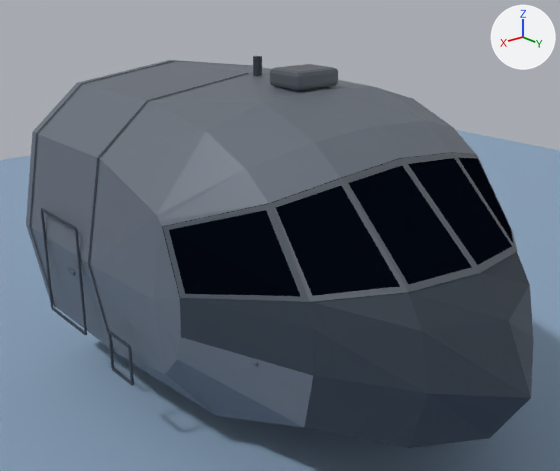
Before and after pictures for a commit that changed the Blender file blender_lib/transport_cockpit.blend.
Both versions are drawn from a 50 mm lens placed at (2.8, 3.19, 1.63), pointed at (0.15, -0.04, 0.15). The axes (+X, +Y, +Z) are drawn at upper right. The lights are the same throughout. The picture after the commit comes second.

In view in the first picture: 'Preview_Floor', 'Transport_Cockpit_Details', 'Transport_Cockpit_Hull'.
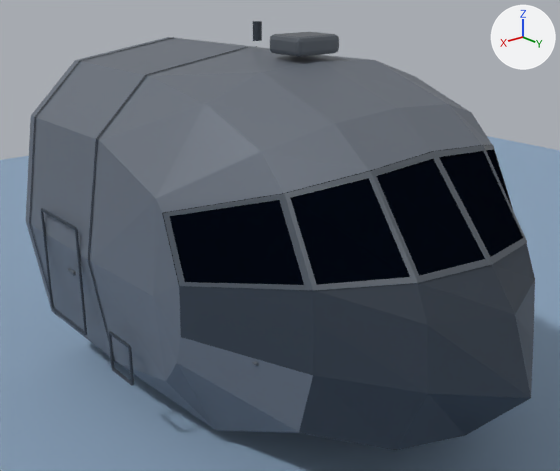
Commit message: Transport-Cockpit an höhere Referenzproportionen anpassen

Boxes (x1, y1, x2, y2) around the edits, measured in the pictures (560 x 471 px; the box of a moved part takes in the faces that stretch with it):
'Transport_Cockpit_Hull', reshaped (6% taller): before (26, 60, 534, 448); after (26, 37, 535, 450)
'Transport_Cockpit_Details', reshaped (11% taller): before (29, 56, 517, 386); after (29, 21, 527, 386)
part 2 of me_windshield_assemblymesh, moved or reshaped: before (88, 73, 248, 354); after (87, 47, 247, 366)
part 3 of me_windshield_assemblymesh, moved or reshaped: before (29, 60, 252, 309); after (29, 37, 257, 317)
part 4 of me_windshield_assemblymesh, moved or reshaped: before (270, 64, 338, 91); after (270, 32, 339, 57)
part 5 of me_windshield_assemblymesh, moved or reshaped: before (253, 56, 262, 76); after (253, 21, 262, 41)
part 6 of me_windshield_assemblymesh, moved or reshaped: before (163, 152, 517, 302); after (163, 145, 527, 290)

The change, as a diff of the scene's bpy script:
```diff
--- a/blender_lib/transport_cockpit.blend.py
+++ b/blender_lib/transport_cockpit.blend.py
@@ me_transport_cockpit_hullmesh @@
 # used by ob_transport_cockpit_hull; location = (0.0, 0.0, 0.0)
-me_transport_cockpit_hullmesh.from_pydata(...)  # 83 vertices, 104 faces; spans x -1.1..1.1, y -1.4..1.55, z -0.86..1.0
+me_transport_cockpit_hullmesh.from_pydata(...)  # 83 vertices, 104 faces; spans x -1.1..1.1, y -1.4..1.55, z -0.97..1.15
+# me_transport_cockpit_hullmesh part 1: 76 of 83 vertices moved; they spanned x -1.1..1.1, y -1.4..1.39, z -0.86..1.0 and now span x -1.1..1.1, y -1.4..1.42, z -0.97..1.15; mean shift (0.0, 0.02, 0.03); largest move (0.0, 0.7, 0.72) -> (0.0, 0.89, 0.79)
 me_transport_cockpit_hullmesh.materials.append(mat_cockpit_body)
@@ me_windshield_assemblymesh @@
 # used by ob_transport_cockpit_details; location = (0.0, 0.0, 0.0)
-me_windshield_assemblymesh.from_pydata(...)  # 1224 vertices, 1112 faces; spans x -1.12..1.12, y -1.34..1.22, z -0.86..1.11
+me_windshield_assemblymesh.from_pydata(...)  # 1224 vertices, 1112 faces; spans x -1.12..1.12, y -1.34..1.28, z -0.97..1.3
+# me_windshield_assemblymesh part 2: the loose piece of 24 vertices spanning x -1.1..1.1, y -0.54..-0.51, z -0.86..1.0 is scaled about the mesh origin by (1, 1, 1.14)
+# me_windshield_assemblymesh part 3: the loose piece of 24 vertices spanning x -1.1..1.1, y -1.34..-1.32, z -0.86..1.0 is scaled about the mesh origin by (1, 1, 1.14)
+# me_windshield_assemblymesh part 4: the loose piece of 56 vertices spanning x -0.15..0.15, y -0.14..0.11, z 0.98..1.08 is moved by (0.0, 0.0, 0.18)
+# me_windshield_assemblymesh part 5: the loose piece of 24 vertices spanning x -0.03..0.03, y -0.46..-0.4, z 1.0..1.11 is moved by (0.0, 0.0, 0.2)
+# me_windshield_assemblymesh part 6: 48 of 1224 vertices moved; they spanned x -1.03..1.03, y 0.17..1.22, z 0.13..0.72 and now span x -1.03..1.03, y 0.18..1.28, z 0.19..0.79; mean shift (0.0, 0.08, 0.07); largest move (0.0, 0.7, 0.72) -> (0.0, 0.9, 0.79)
 me_windshield_assemblymesh.materials.append(mat_frame)
```
